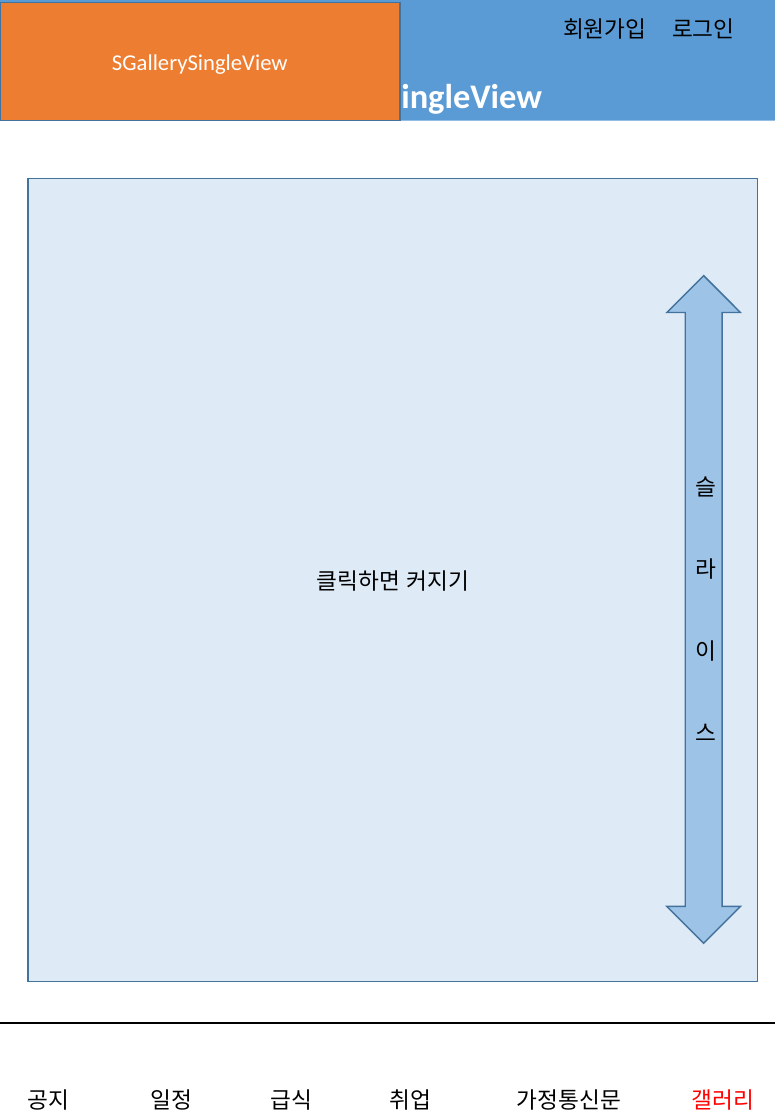
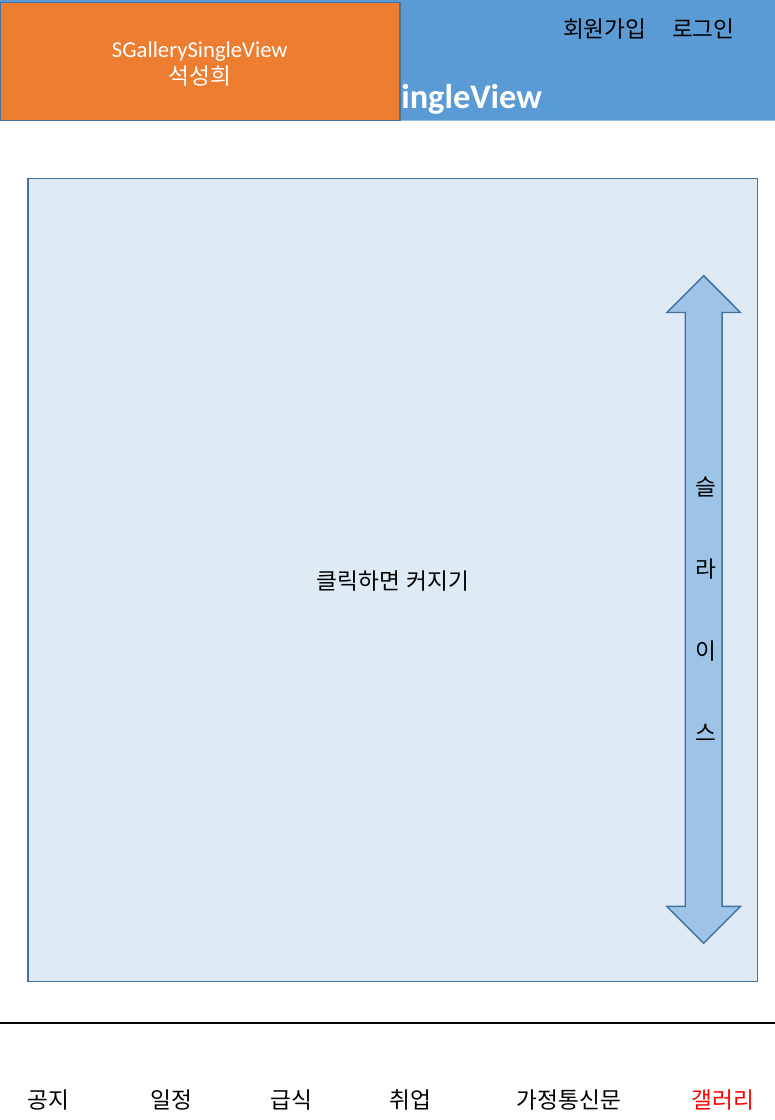
Before and after one commit to jungho-shin/SIHSchool, a slide deck: slide 12 of app/src/main/assets/어플_스토리보드.pptx. Drawn at 775x1120 pixels with LibreOffice and Linux fonts; fonts in the diff are those of the drawing. Boxes give left, top, right and bottom in pixels: in the first picture for what was removed or moved away, otherwise in the second. Text is boxed around its words. In the diff, an @@ line names an element or a change of style, - is before the commit and + after.

```diff
--- a/app/src/main/assets/어플_스토리보드.pptx
+++ b/app/src/main/assets/어플_스토리보드.pptx
@@ text in rectangle at bbox=[169, 65, 232, 86]: paragraph added @@
+석성희
```
Also in this commit, not shown: 11 other slides changed.
